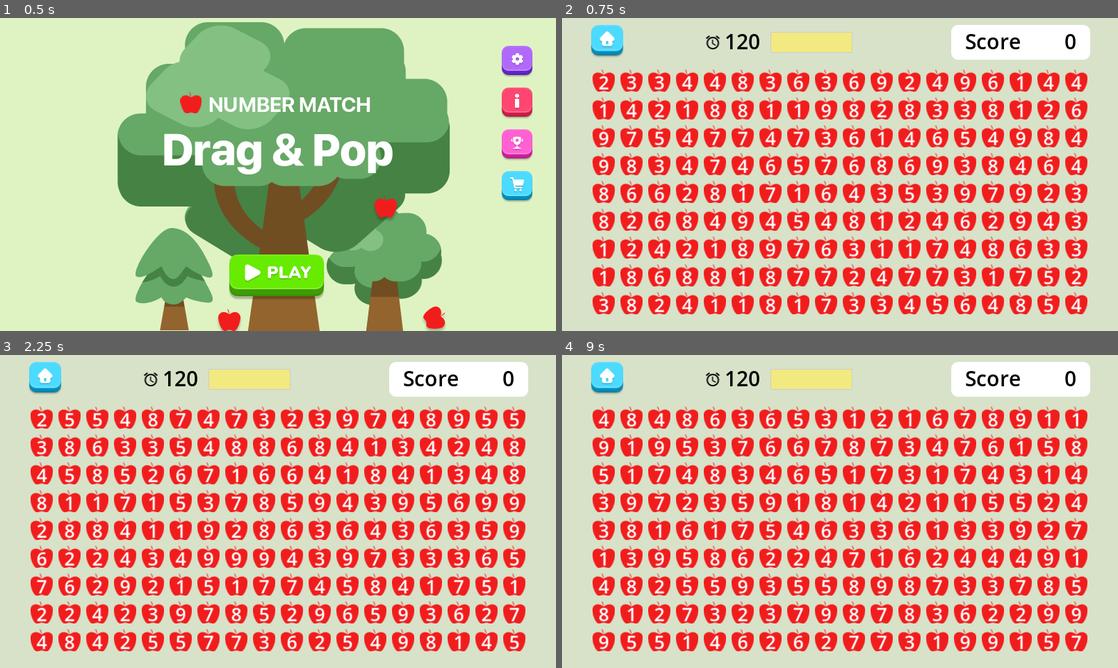
Above: before the commit, frames 1-4 (two rows, left to right).
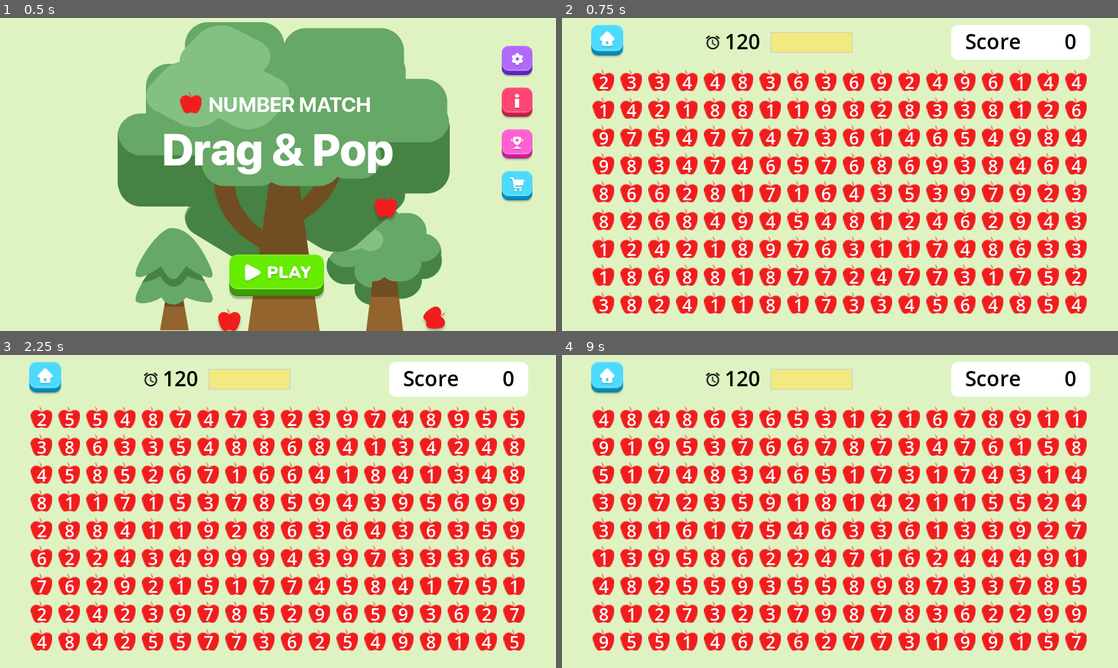
Above: after the commit, the same moments.

Repository: wykim0209/fruitbox
Game: Godot game, scene res://scenes/home.tscn
The game is run twice, just before and just after one commit, with the same random seed, the same clock (stepped at 60 frames per second) and the same inputs.
Inputs (mouse positions are in pixels of both pictures, inside the frame that each line leads up to):
- Up to frame 1 (0.5 s): no input
- Up to frame 2 (0.75 s): click (840, 277) at 0.5 s
- Up to frame 3 (2.25 s): click (44, 380) at 1.25 s; click (278, 614) at 2 s
- Up to frame 4 (9 s): click (606, 380) at 2.75 s; click (1079, 439) at 3.5 s; click (1079, 483) at 4.25 s; click (1079, 524) at 5 s; click (1079, 439) at 5.75 s; click (1079, 483) at 6.5 s; click "0" at 7.25 s; click (1079, 524) at 8 s; click (840, 614) at 8.75 s

Frame 1 is identical in both runs. In frame 2, 14% of the frame differs, in the area x 5-95%, y 16-95%; in frame 3, 14%; in frame 4, 14%.

Commit message:
apple shadow modified

Diff:
--- a/scenes/fruit.tscn
+++ b/scenes/fruit.tscn
@@ -1,7 +1,7 @@
 [gd_scene load_steps=6 format=3 uid="uid://bm14wcwlpedr1"]
 
 [ext_resource type="Script" uid="uid://y1n5f0hb13w7" path="res://scripts/fruit.gd" id="1_yvtr8"]
-[ext_resource type="Texture2D" uid="uid://dk3jgae0smh2r" path="res://assets/sprites/fruit_shadow.png" id="2_t2alg"]
+[ext_resource type="Texture2D" uid="uid://cef2tw5hk2aa3" path="res://assets/sprites/apple_shadow.png" id="2_64keg"]
 [ext_resource type="Texture2D" uid="uid://br5hashekuus2" path="res://assets/sprites/apple.png" id="3_t2alg"]
 [ext_resource type="AudioStream" uid="uid://k06jhjcy2fvs" path="res://assets/sounds/apple_select.wav" id="4_64keg"]
 
@@ -15,7 +15,7 @@
 [node name="Shadow" type="Sprite2D" parent="."]
 visible = false
 scale = Vector2(1.1, 1.1)
-texture = ExtResource("2_t2alg")
+texture = ExtResource("2_64keg")
 
 [node name="Sprite2D" type="Sprite2D" parent="."]
 texture = ExtResource("3_t2alg")
--- a/scenes/main.tscn
+++ b/scenes/main.tscn
@@ -13,7 +13,7 @@
 [node name="Background" type="ColorRect" parent="."]
 offset_right = 800.0
 offset_bottom = 450.0
-color = Color(0.847059, 0.886275, 0.788235, 1)
+color = Color(0.87451, 0.952941, 0.760784, 1)
 
 [node name="FruitArea" type="Area2D" parent="."]
 
--- a/scripts/fruit.gd
+++ b/scripts/fruit.gd
@@ -19,7 +19,7 @@
 
 	var fruit_pop = fruit_pop_scene.instantiate()
 	fruit_pop.position = self.position
-	fruit_pop.scale = Vector2(1.0625, 1.0625)
+	#fruit_pop.scale = Vector2(1.0625, 1.0625)
 	fruit_pop.get_node("Label").text = $Label.text
 	get_tree().current_scene.add_child(fruit_pop)
 
--- a/scripts/main.gd
+++ b/scripts/main.gd
@@ -22,7 +22,7 @@
 
 			var fruit = fruit_scene.instantiate()
 			fruit.position = Vector2(x, y)
-			fruit.scale = Vector2(1.0625, 1.0625)
+			#fruit.scale = Vector2(1.0625, 1.0625)
 			fruit.get_node("Label").text = str(randi() % 9 + 1)
 			add_child(fruit)
 
Binary file added: assets/sprites/apple_shadow.png
Binary file removed: assets/sprites/fruit.png
Binary file removed: assets/sprites/fruit_shadow.png
